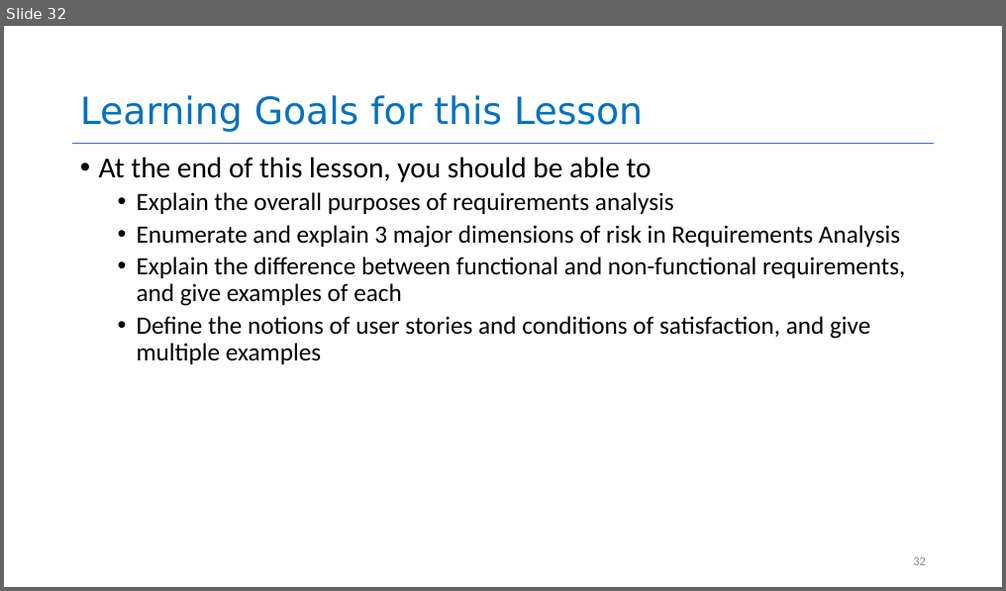
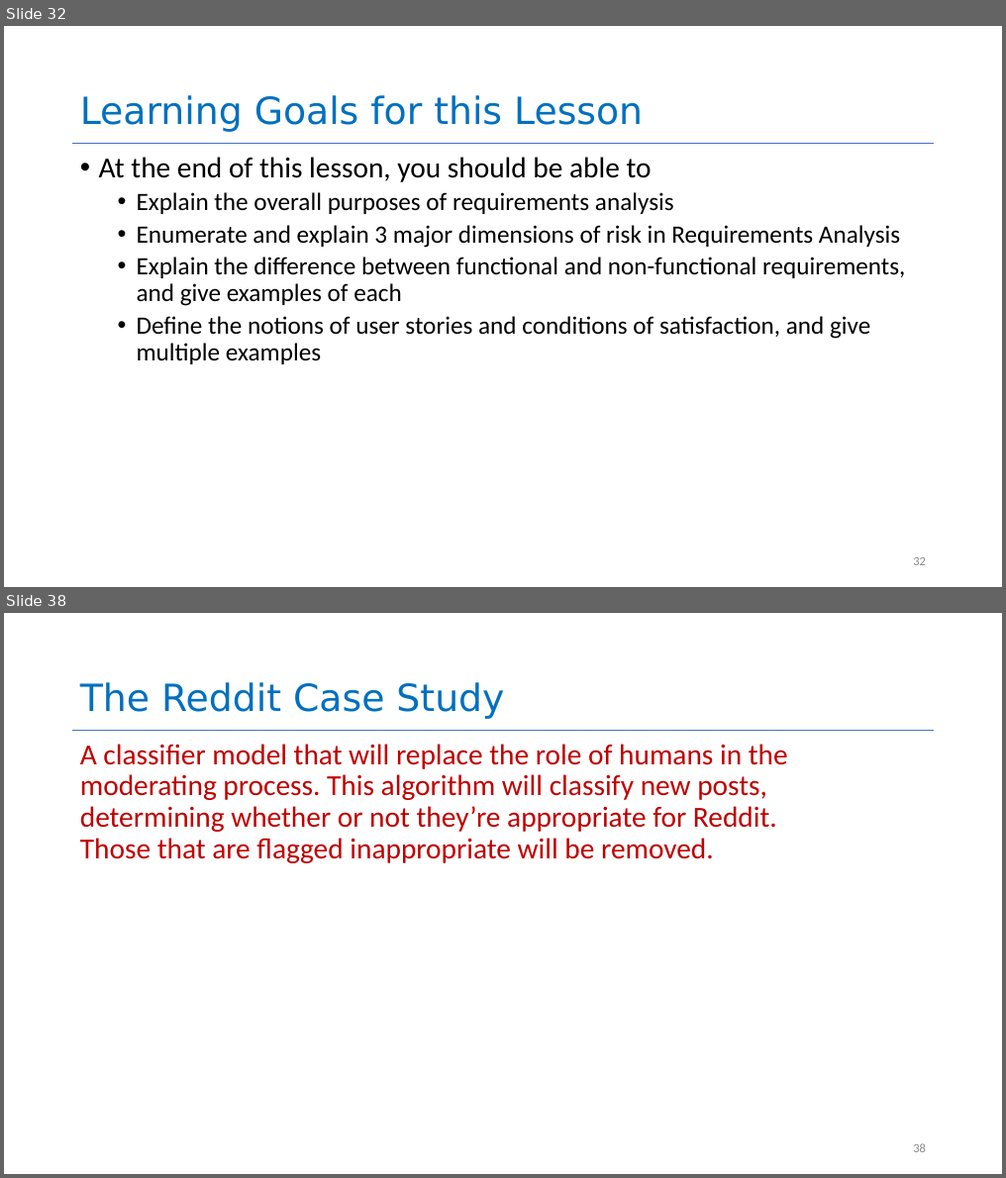
Before and after one commit to yashburshe/CS4530-Fall-2025, a slide deck: Slides/Module 01.2 Requirements Gathering.pptx. Shown one above the other, each under a label of ours: slide 32 before the commit, slides 32 and 38 after it; the slides between them are not shown. The pictures are 1006x591 and 1006x1178 pixels, drawn with LibreOffice and Linux fonts; fonts in the diff are those of the drawing. Boxes give left, top, right and bottom in pixels: in the first picture for what was removed or moved away, otherwise in the second. Text is boxed around its words. In the diff, an @@ line names an element or a change of style, - is before the commit and + after.

```diff
--- a/Slides/Module 01.2 Requirements Gathering.pptx
+++ b/Slides/Module 01.2 Requirements Gathering.pptx
@@ slide 38 added at [4,613,1002,1174], background #FFFFFF; not listed: 1 template element that a slide beside it also shows @@
@@ title added at [80,682,504,719], 36 pt, text #0070C0 @@
+The Reddit Case Study
@@ text added at [80,744,788,863], 28 pt, text #C00000 @@
+A classifier model that will replace the role of humans in the moderating process. This algorithm will classify new posts, determining whether or not they’re appropriate for Reddit. Those that are flagged inappropriate will be removed.
@@ page number added at [913,1144,926,1153], 12 pt, text #8C8C8C @@
+38
```
Also in this commit, not shown: 10 other slides added, 1 other file.
